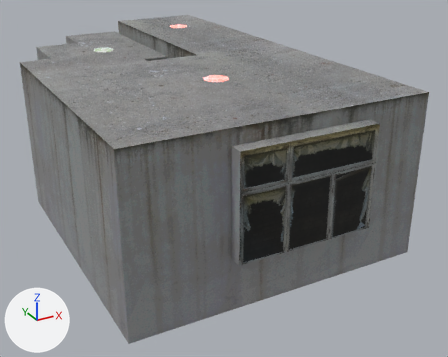
Before and after pictures for a commit that changed the glTF model projets/walking_simulator/assets/mesh/appartment/appartment_inside.glb.
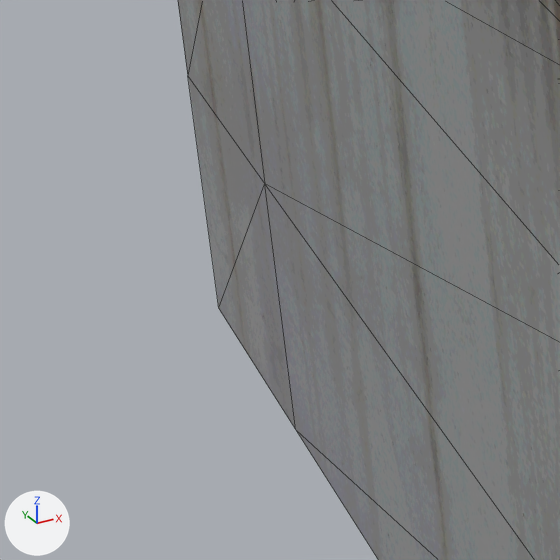
Each version appears first whole from a 50 mm lens placed at (-5.56, -14.83, 6.45), pointed at (0.88, -3.11, 0.59), and next in a close-up on the part from 0% to 22% of the width and 41% to 69% of the height. Arrows for +X, +Y and +Z are at lower left; the lights stay in place. The older version's two pictures come first. The close-ups show mesh edges as thin lines. Where no turn or scale is listed for an object, it has been applied to the vertices. Vertices at exactly the same position are counted once.

Objects in the first close-up: 'AppartmentInside-col'.
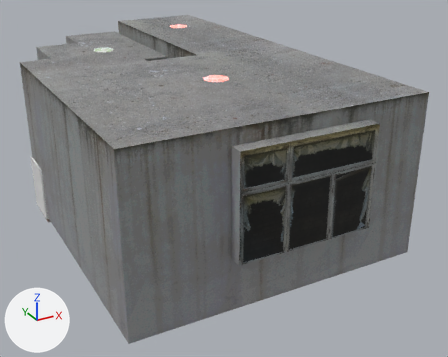
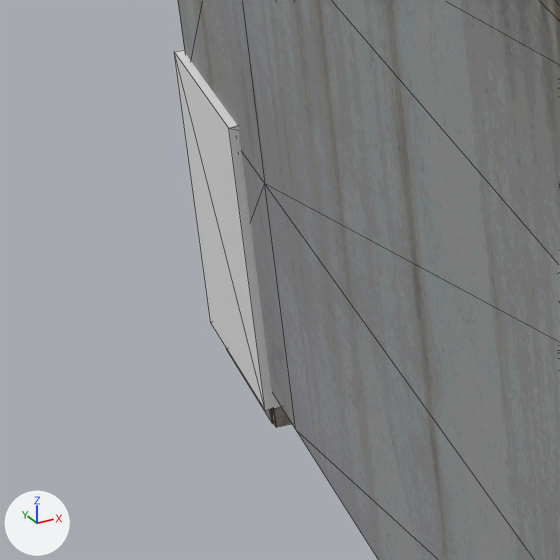
Where the change shows, as pixel boxes [x1, y1, x2, y2] in the close-ups (560 x 560 px):
'Cube', reshaped, moved (not visible before): after [174, 50, 281, 410]
'Kitchen', added: after [226, 348, 292, 427]

Edits to the bpy script that builds the scene:
```text
Add img_metal:
    img_metal = load_image('metal', '_unpacked/metal', 256, 256, 'sRGB')
Add mat_metal:
    mat_metal = principled_material('Metal')
    mat_metal.texture = img_metal
    mat_metal.roughness = 1.0
Change me_cube:
    used by ob_cube; location = (-2.39, -1.385, 0.614)
    remove me_cube.from_pydata(...)  # 24 vertices, 44 faces; spans x -0.6..1.86, y -0.43..0.38, z -0.6..0.66
    remove me_cube.materials.append(mat_cabinetwood)  # picture img_texture_batch
    add me_cube.from_pydata(...)  # 8 vertices, 12 faces; spans x -1.31..1.24, y -0.46..0.44, z -0.07..1.14
    me_cube part 1: the whole mesh is rebuilt
Add me_cube_1:
    me_cube_1.from_pydata(...)  # 88 vertices, 174 faces; spans x -0.62..1.88, y -0.48..0.39, z -0.81..2.28
    # faces by material slot: [140, 34]
    me_cube_1.materials.append(mat_cabinetwood)  # picture img_texture_batch
    me_cube_1.materials.append(mat_metal)  # picture img_metal
Change ob_cube:
    ob_cube.location: (-2.39, -1.385, 0.614) -> (-1.726, -1.409, 0.0)
Add ob_kitchen:
    ob_kitchen = bpy.data.objects.new('Kitchen', me_cube_1)
    ob_kitchen.location = (-2.39, -1.385, 0.614)
```
